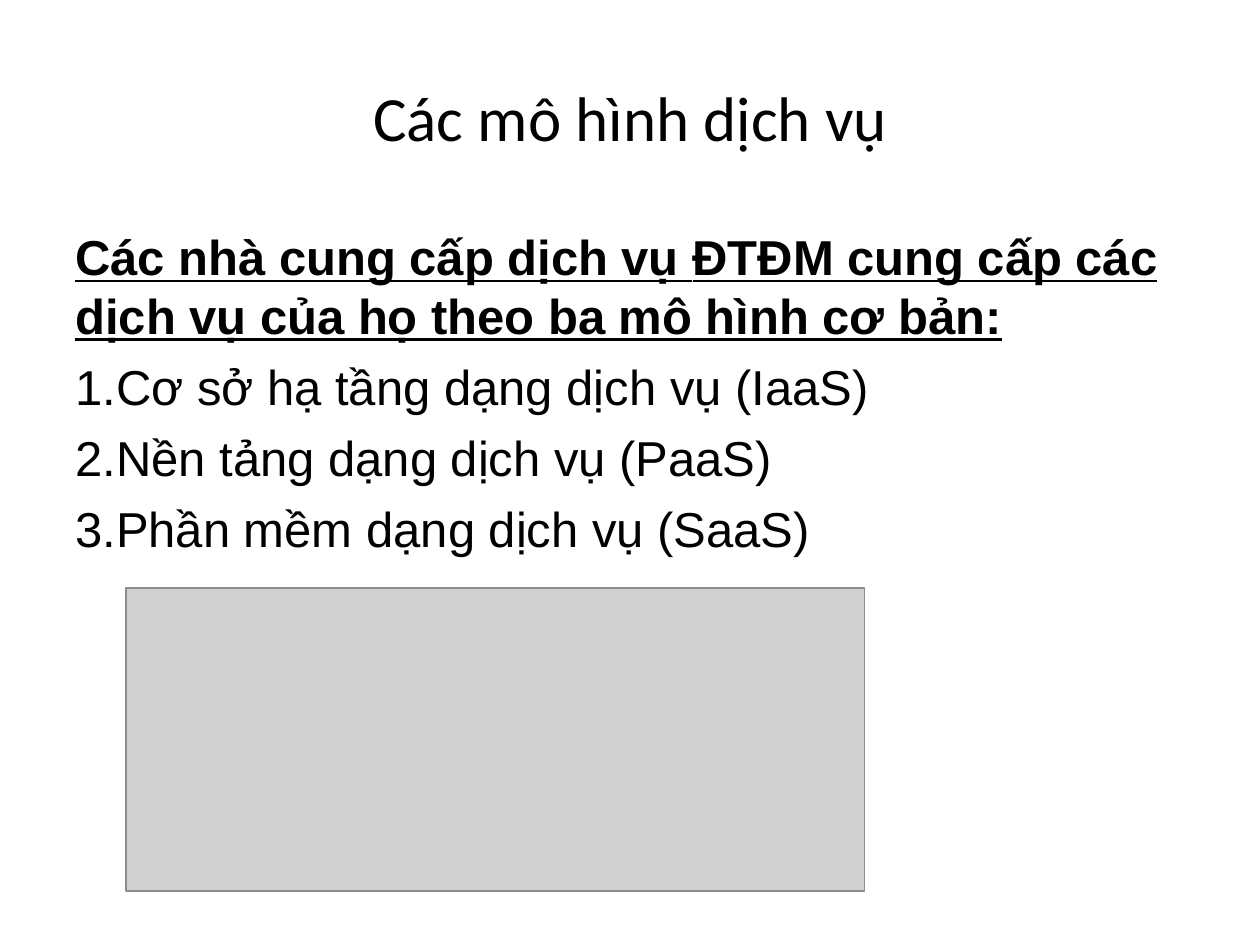
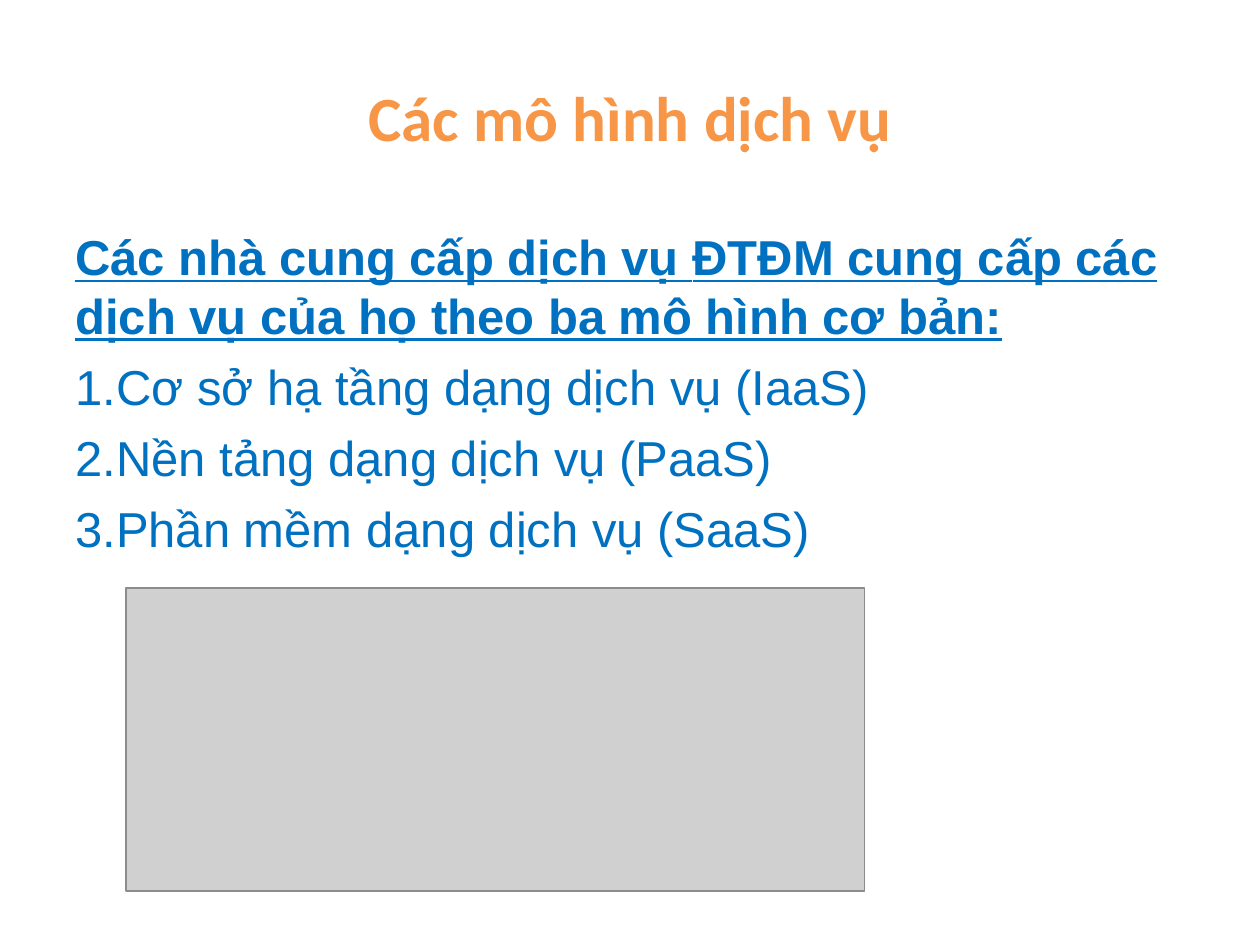
Before and after one commit to ndlongit/longnd-data, a slide deck: slide 6 of Temp/Bai tap ky nang - NDL.ppt. Drawn at 1260x945 pixels with LibreOffice and Linux fonts; fonts in the diff are those of the drawing; grey boxes stand for pictures. Boxes give left, top, right and bottom in pixels: in the first picture for what was removed or moved away, otherwise in the second. Text is boxed around its words. In the diff, an @@ line names an element or a change of style, - is before the commit and + after.

Commit message:
Color

```diff
--- a/Temp/Bai tap ky nang - NDL.ppt
+++ b/Temp/Bai tap ky nang - NDL.ppt
@@ title "Các mô hình dịch vụ" at box(369, 97, 892, 152): text colour #000000 to #F79646, bold on @@
@@ text "Các nhà cung cấp dịch ..." at box(75, 237, 1158, 557): text colour #000000 to #0070C0; bullet colour #000000 to #0070C0 @@
```
Also in this commit, not shown: 8 other slides changed, 6 slides added, 1 slide removed.
